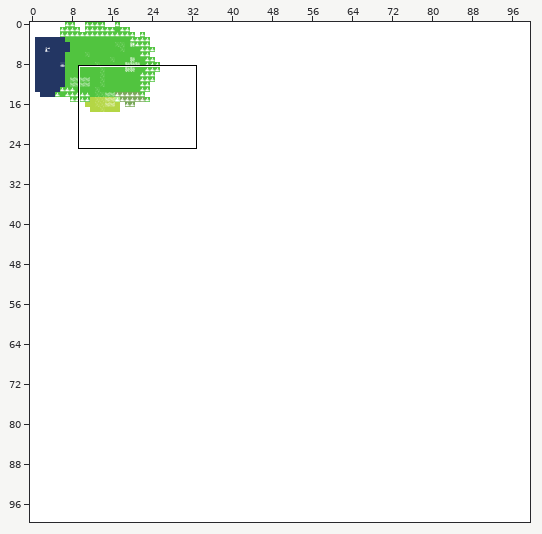
Two versions of a level (Tiled map, game/studio_data/hello.tmx). Above: a wide view before the commit, with the close-up outlined.
Close-up. Old version:
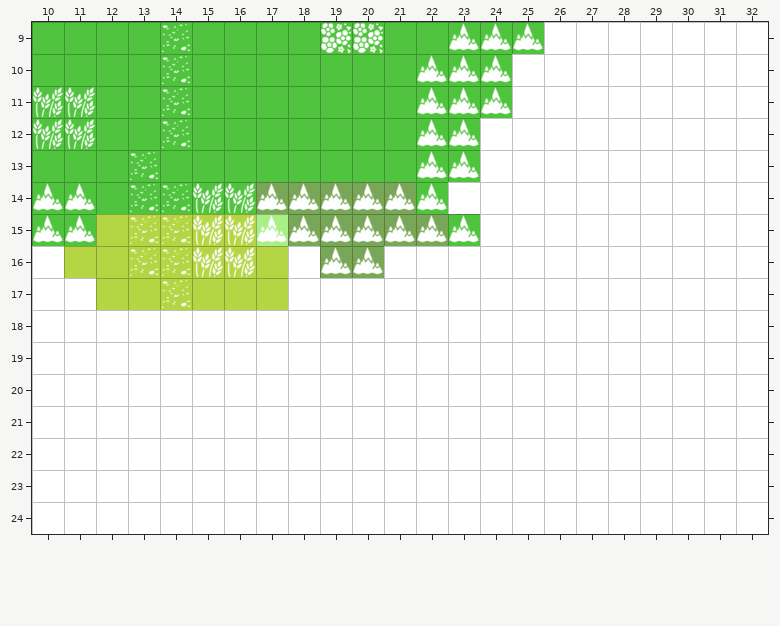
Cells are 32x32 px. Shown: x 10..32, y 9..24. Tiles whose own drawing changed are shown in their newer look in all pictures.
And afterwards:
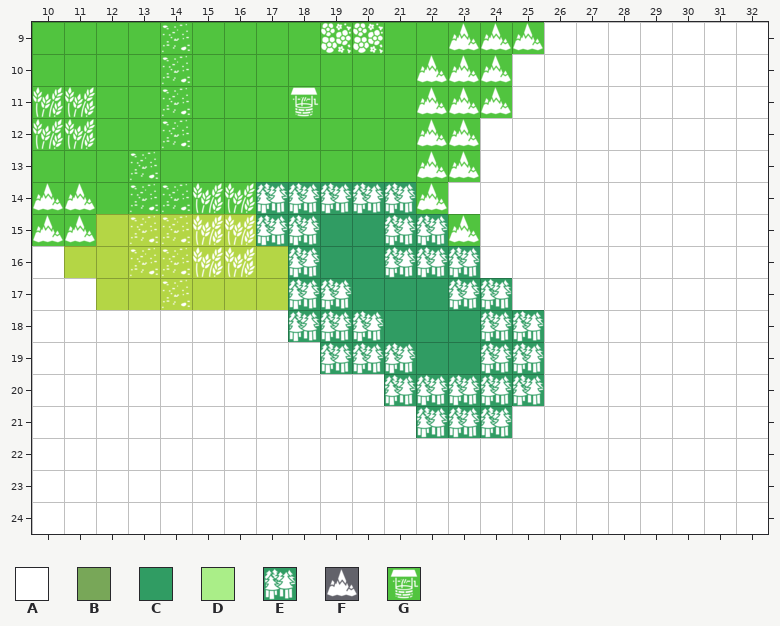
Key: from "biomes": A 0 "Void", B 1 "Grassland", C 2 "Forest", D 6 "Savanna"; from "terrain_tiles": E 1 "Forest", F 2 "Mountains", G 6 "Well".
_ is an empty cell, . an unchanged one.
See-through tiles are keyed as they look on the map.
Log entry: update tiles/biomes
Change:
--- layer "biomes"
@@ x 17..25 @@
-14 BBBBB....
-15 DBBBBB...
-16 .ABBAAA..
-17 .AAAAAAA.
-18 .AAAAAAAA
-19 ..AAAAAAA
-20 ....AAAAA
-21 .....AAA.
+14 CCCCC....
+15 CCCCCC...
+16 .CCCCCC..
+17 .CCCCCCC.
+18 .CCCCCCCC
+19 ..CCCCCCC
+20 ....CCCCC
+21 .....CCC.
--- layer "terrain"
@@ x 18..18 @@
-11 _
+11 G
@@ x 17..25 @@
-14 FFFFF....
-15 FFFFFF...
-16 ._FF___..
-17 .__...__.
-18 .___...__
-19 ..___..__
-20 ...._____
-21 .....___.
+14 EEEEE....
+15 EE__EE...
+16 .E__EEE..
+17 .EE...EE.
+18 .EEE...EE
+19 ..EEE..EE
+20 ....EEEEE
+21 .....EEE.
Boxes around the changes in both close-ups, in picture pixels (x1, y1, x2, y2):
added: (290, 87, 319, 117)
changed: (256, 182, 544, 438)
